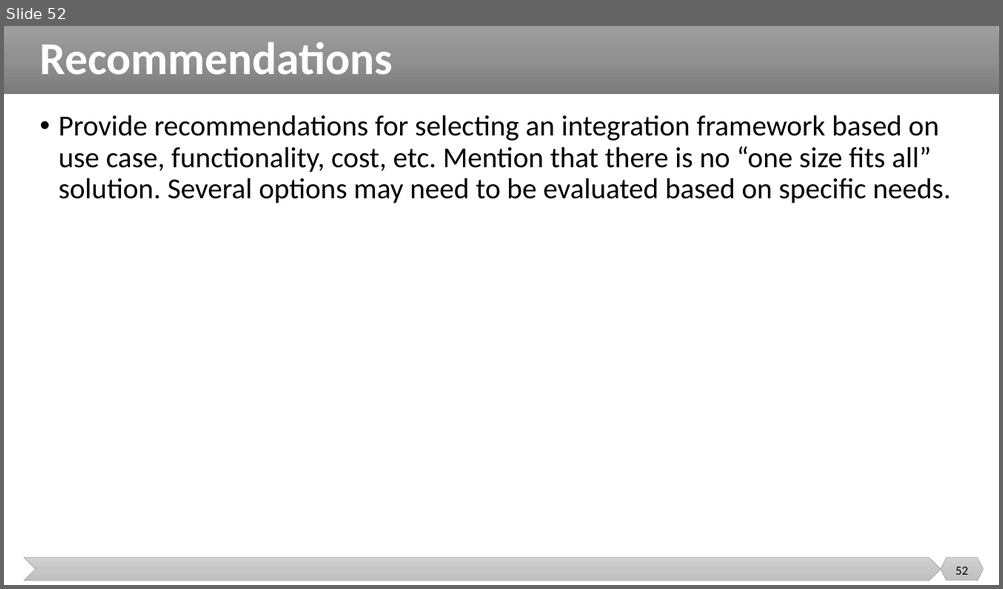
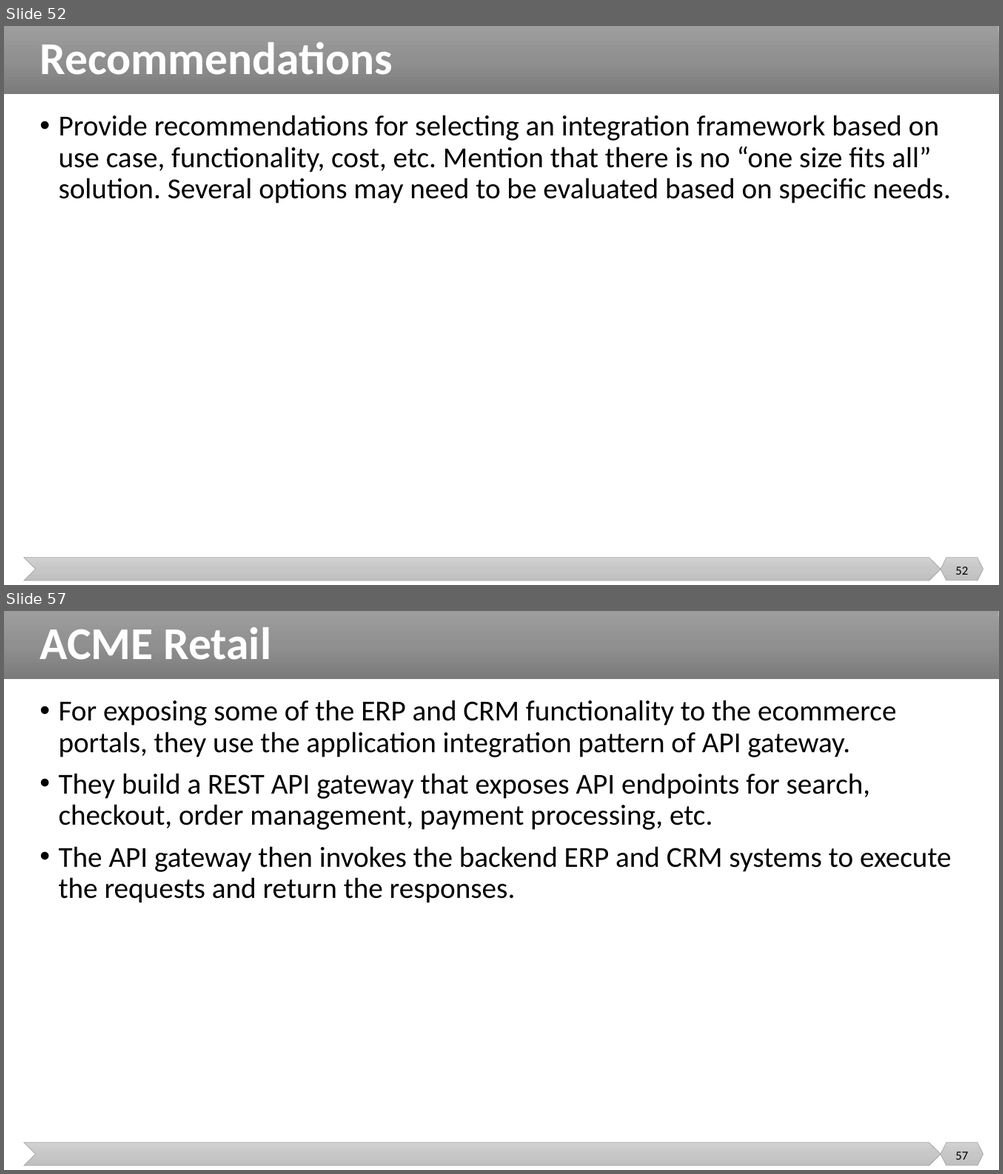
Before and after one commit to malenezi/malenezi, a slide deck: SE495/Lectures/6-Integration Patterns and Frameworks/Integration Patterns and Frameworks.pptx. Shown one above the other, each under a label of ours: slide 52 before the commit, slides 52 and 57 after it; the slides between them are not shown. The pictures are 1003x589 and 1003x1174 pixels, drawn with LibreOffice and Linux fonts; fonts in the diff are those of the drawing. Boxes give left, top, right and bottom in pixels: in the first picture for what was removed or moved away, otherwise in the second. Text is boxed around its words. In the diff, an @@ line names an element or a change of style, - is before the commit and + after.

```diff
--- a/SE495/Lectures/6-Integration Patterns and Frameworks/Integration Patterns and Frameworks.pptx
+++ b/SE495/Lectures/6-Integration Patterns and Frameworks/Integration Patterns and Frameworks.pptx
@@ slide 57 added at (x1=4, y1=611, x2=999, y2=1170), background #FFFFFF; not listed: 3 template elements that a slide beside it also shows @@
@@ title added at (x1=40, y1=627, x2=271, y2=659), 44 pt, text #FFFFFF, bold @@
+ACME Retail
@@ text added at (x1=59, y1=700, x2=951, y2=903), 28 pt, text #000000 @@
+• For exposing some of the ERP and CRM functionality to the ecommerce portals, they use the application integration pattern of API gateway.
+• They build a REST API gateway that exposes API endpoints for search, checkout, order management, payment processing, etc.
+• The API gateway then invokes the backend ERP and CRM systems to execute the requests and return the responses.
@@ page number added at (x1=955, y1=1152, x2=967, y2=1160), 12 pt, text #000000 @@
+57
```
Also in this commit, not shown: 1 slide changed, 6 other slides added, 1 slide removed.
